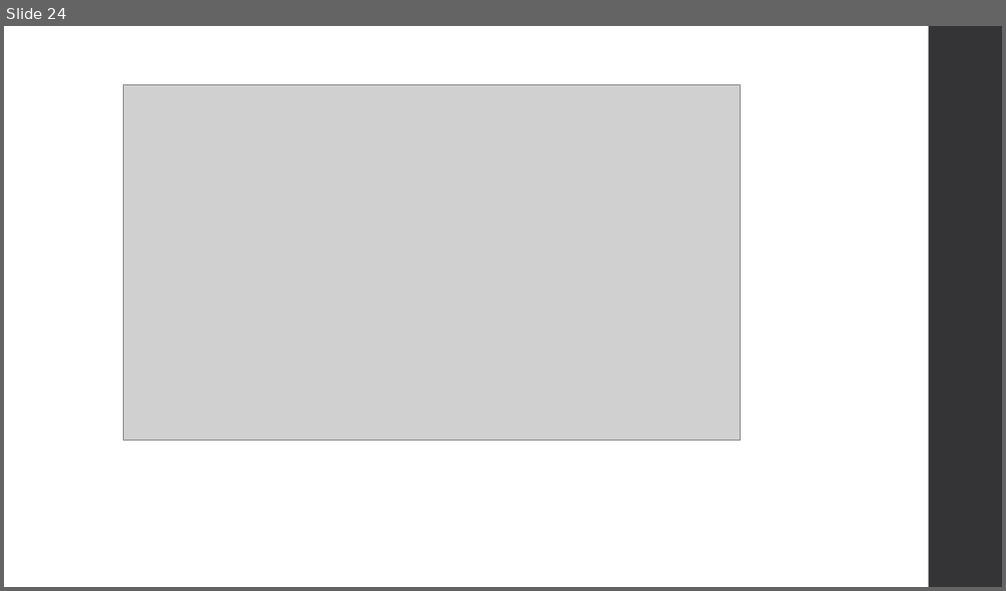
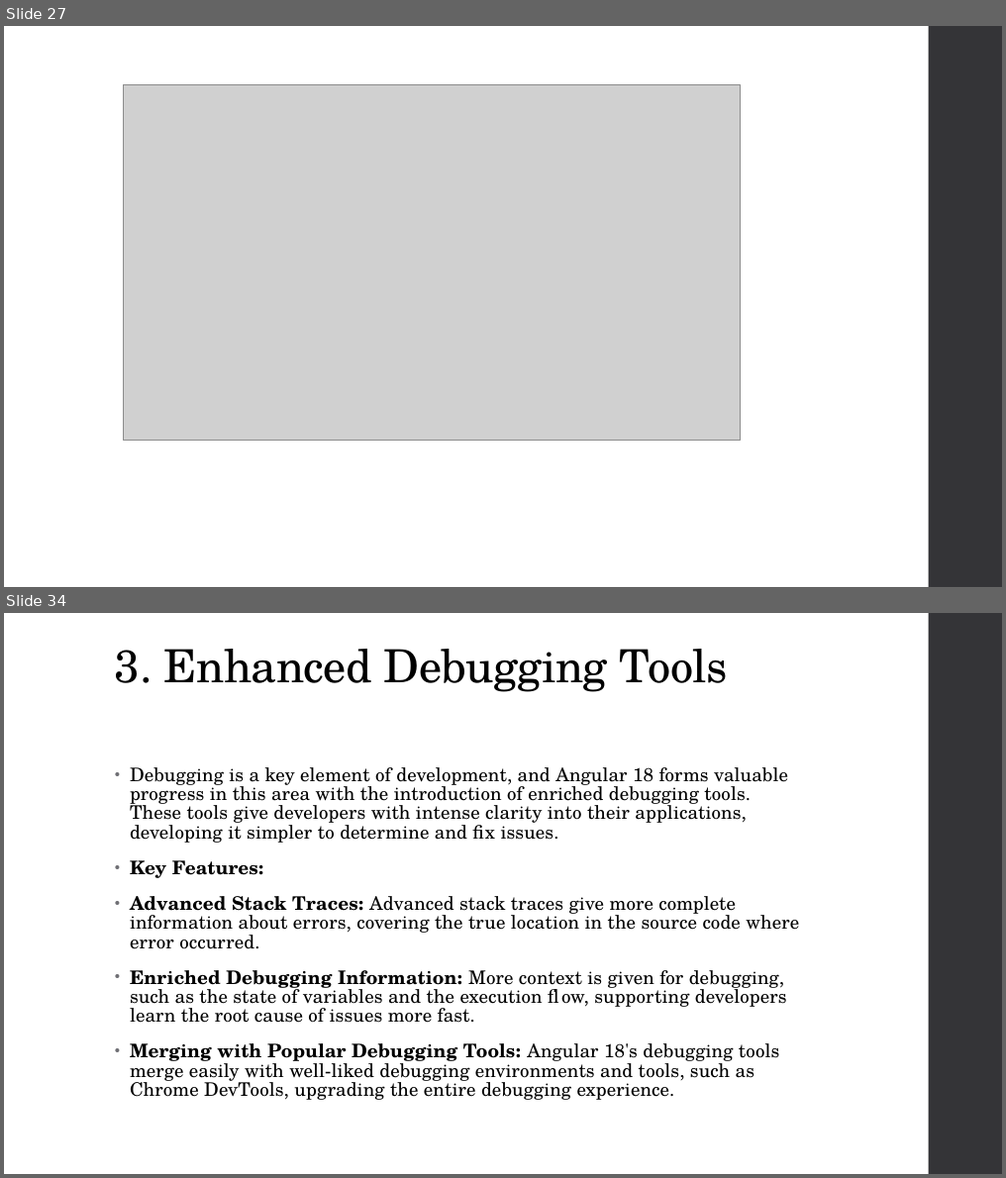
Before and after one commit to Abhijett/Streams, a slide deck: Signals.pptx. Shown one above the other, each under a label of ours: slide 24 before the commit, slides 27 and 34 after it; the slides between them are not shown. The pictures are 1006x591 and 1006x1178 pixels, drawn with LibreOffice and Linux fonts; fonts in the diff are those of the drawing; grey boxes stand for pictures. Boxes give left, top, right and bottom in pixels: in the first picture for what was removed or moved away, otherwise in the second. Text is boxed around its words. In the diff, an @@ line names an element or a change of style, - is before the commit and + after.

```diff
--- a/Signals.pptx
+++ b/Signals.pptx
@@ slide 34 added at [4,613,1002,1174], background #FFFFFF; not listed: 1 template element that a slide beside it also shows @@
@@ title added at [115,649,729,692], 44 pt, text #000000 @@
+3. Enhanced Debugging Tools
@@ text added at [130,767,799,1100], 18 pt, text #000000 @@
+• Debugging is a key element of development, and Angular 18 forms valuable progress in this area with the introduction of enriched debugging tools. These tools give developers with intense clarity into their applications, developing it simpler to determine and fix issues.
+• Key Features:
+• Advanced Stack Traces: Advanced stack traces give more complete information about errors, covering the true location in the source code where error occurred.
+• Enriched Debugging Information: More context is given for debugging, such as the state of variables and the execution flow, supporting developers learn the root cause of issues more fast.
+• Merging with Popular Debugging Tools: Angular 18's debugging tools merge easily with well-liked debugging environments and tools, such as Chrome DevTools, upgrading the entire debugging experience.
@@ what was slide 24 is now slide 27 @@
```
Also in this commit, not shown: 3 slides changed, 10 other slides added, 2 slides removed.
